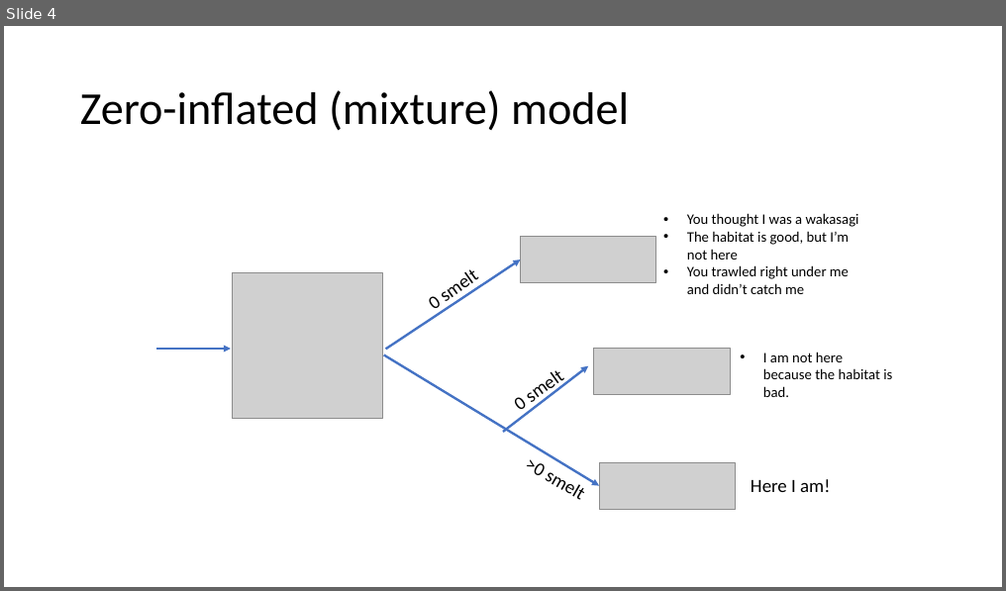
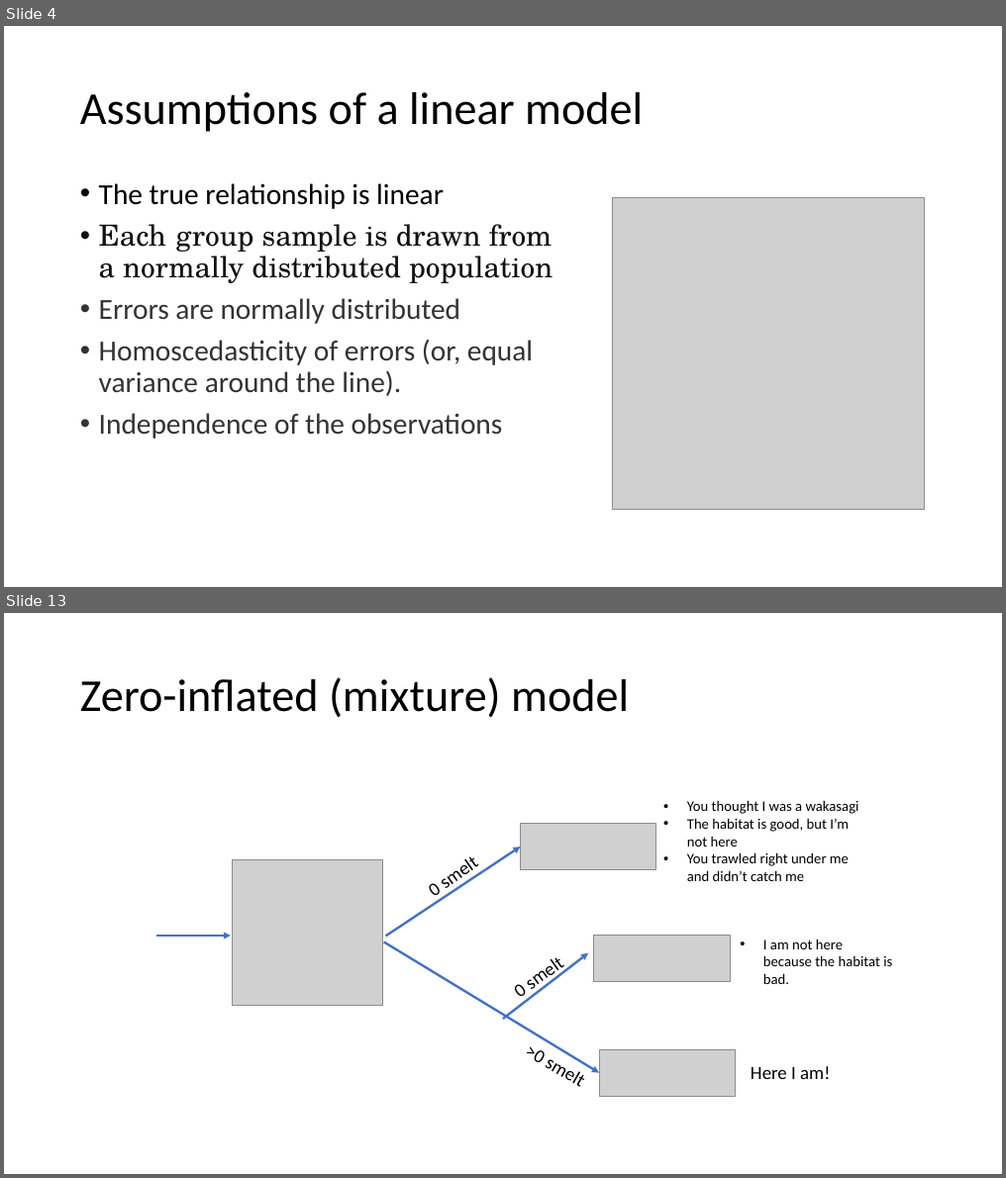
Before and after one commit to InteragencyEcologicalProgram/DataScience, a slide deck: 2019.08.08_countmodels presentation/zipzap.pptx. Shown one above the other, each under a label of ours: slide 4 before the commit, slides 4 and 13 after it; the slides between them are not shown. The pictures are 1006x591 and 1006x1178 pixels, drawn with LibreOffice and Linux fonts; fonts in the diff are those of the drawing; grey boxes stand for pictures. Boxes give left, top, right and bottom in pixels: in the first picture for what was removed or moved away, otherwise in the second. Text is boxed around its words. In the diff, an @@ line names an element or a change of style, - is before the commit and + after.

```diff
--- a/2019.08.08_countmodels presentation/zipzap.pptx
+++ b/2019.08.08_countmodels presentation/zipzap.pptx
@@ slide 4 added at box(4, 26, 1002, 587), background #FFFFFF @@
@@ title added at box(80, 92, 643, 132), 44 pt, text #000000 @@
+Assumptions of a linear model
@@ text added at box(99, 183, 552, 439), 28 pt, text #333333 @@
+• The true relationship is linear
+• Each group sample is drawn from a normally distributed population
+• Errors are normally distributed
+• Homoscedasticity of errors (or, equal variance around the line).
+• Independence of the observations
@@ picture added at box(612, 197, 924, 509) @@
@@ what was slide 4 is now slide 13 @@
```
Also in this commit, not shown: 3 slides changed, 8 other slides added, 8 other files.
